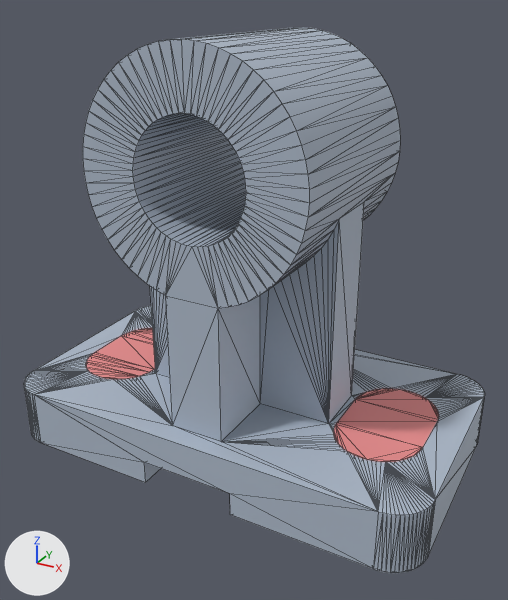
What one commit did to the glTF model docs/Additional CAD exercise/steps/ax_pedestal_bearing/step_07.glb.
One viewpoint serves both versions: a camera (50 mm lens) standing at (89.5, -73.4, 73.4) and looking at (38.8, 18.7, 27.4). Lighting does not change. The marker at lower left points along +X, +Y and +Z. The first picture is the older version. Mesh edges are drawn as thin lines. Vertices at exactly the same position are counted once.

In view in the first picture: 'part__pedestal bearing', 'removed__pedestal bearing'.
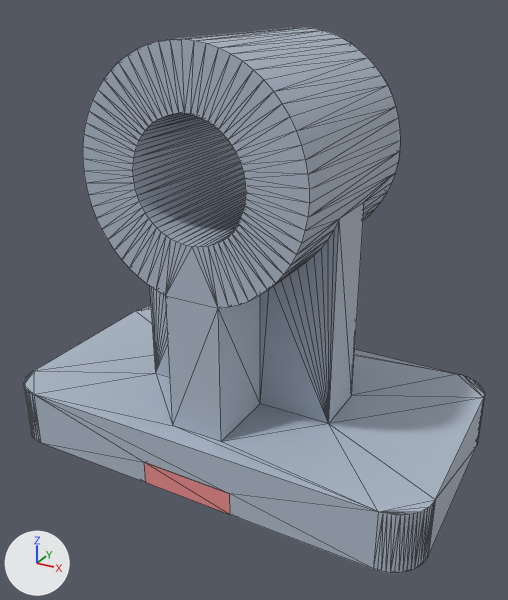
Where the change shows, as pixel boxes (x1, y1, x2, y2) in the pictures (508 x 600 px):
'removed__pedestal bearing', reshaped
    before: (86, 328, 439, 462)
    after: (144, 462, 230, 514)
part 1 of me_part__pedestal_bearing, deleted
    before: (23, 306, 173, 426)
part 2 of me_part__pedestal_bearing, deleted
    before: (223, 356, 485, 516)
part 3 of me_removed__pedestal_bearing, added (pink)
    after: (144, 462, 230, 514)
part 4 of me_removed__pedestal_bearing, deleted (pink)
    before: (86, 328, 155, 379)
part 5 of me_removed__pedestal_bearing, deleted (pink)
    before: (334, 388, 439, 462)

The edits, one by one:
me_part__pedestal_bearing is used by ob_part__pedestal_bearing; location (0.0, 0.0, 0.0).
me_part__pedestal_bearing had 972 vertices, 1952 faces and spanned x 0.0..74.0, y 0.0..42.0, z 0.0..68.0.
me_part__pedestal_bearing now has 444 vertices, 888 faces and spans x 0.0..74.0, y 0.0..42.0, z 0.0..68.0.
me_part__pedestal_bearing part 1: 264 vertices removed from x 5.0..19.0, y 10.0..32.0, z 0.0..10.0.
me_part__pedestal_bearing part 2: 264 vertices removed from x 55.0..69.0, y 10.0..32.0, z 0.0..10.0.
me_removed__pedestal_bearing is used by ob_removed__pedestal_bearing; location (0.0, 0.0, 0.0).
me_removed__pedestal_bearing had 528 vertices, 1048 faces and spanned x 5.0..69.0, y 10.0..32.0, z 0.0..10.0.
me_removed__pedestal_bearing now has 8 vertices, 12 faces and spans x 29.0..45.0, y 0.0..42.0, z 0.0..4.0.
me_removed__pedestal_bearing part 3: a new loose piece, a box spanning x 29.0..45.0, y 0.0..42.0, z 0.0..4.0, in mat_defaultmaterial_001.
me_removed__pedestal_bearing part 4: the loose piece of 264 vertices spanning x 5.0..19.0, y 10.0..32.0, z 0.0..10.0 is deleted.
me_removed__pedestal_bearing part 5: the loose piece of 264 vertices spanning x 55.0..69.0, y 10.0..32.0, z 0.0..10.0 is deleted.
